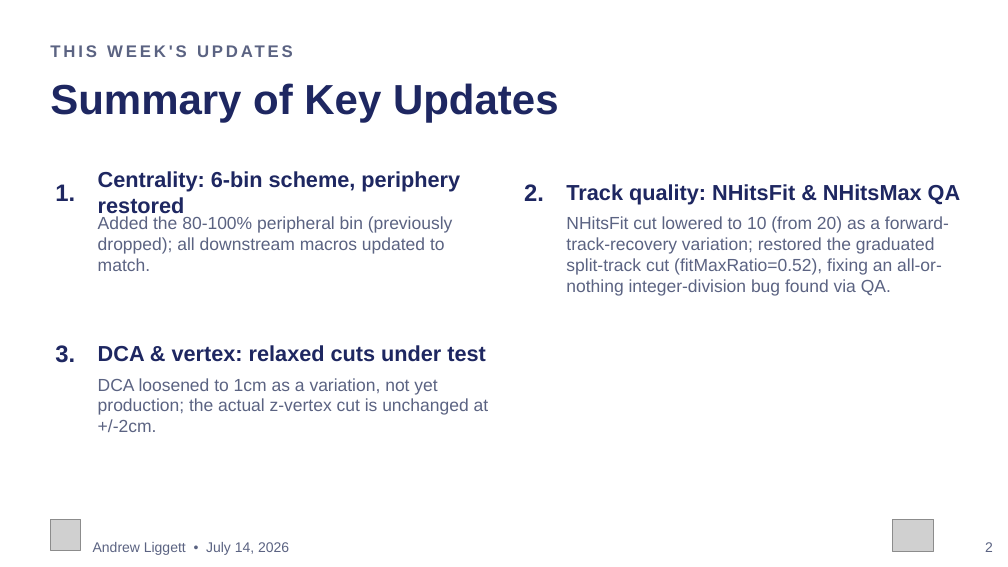
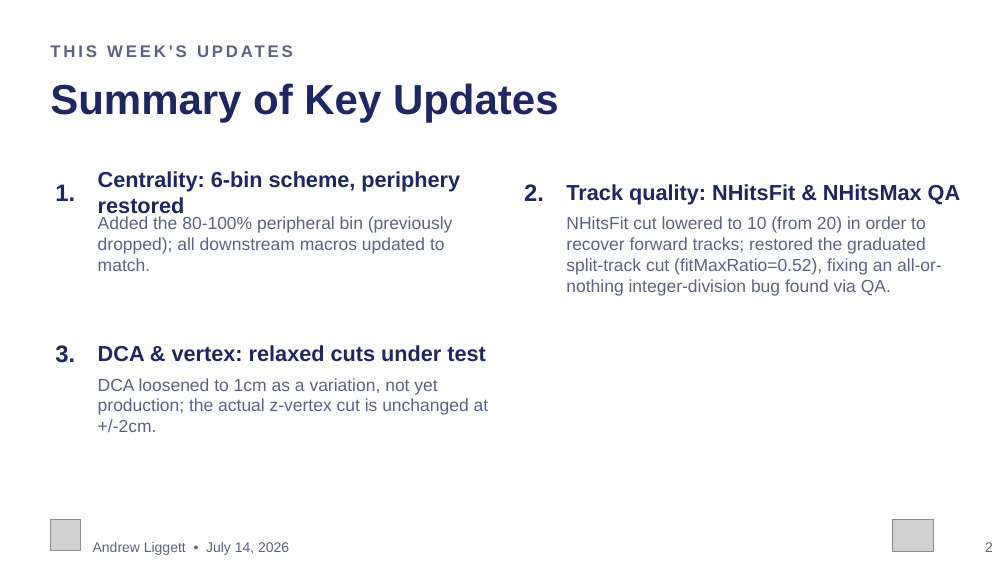
Before and after one commit to liggett2820/lightflavorspectra_OO200, a slide deck: slide 2 of docs/OO200_Spectra_Status_Update.pptx. Drawn at 1008x567 pixels with LibreOffice and Linux fonts; fonts in the diff are those of the drawing; grey boxes stand for pictures. Boxes give left, top, right and bottom in pixels: in the first picture for what was removed or moved away, otherwise in the second. Text is boxed around its words. In the diff, an @@ line names an element or a change of style, - is before the commit and + after.

```diff
--- a/docs/OO200_Spectra_Status_Update.pptx
+++ b/docs/OO200_Spectra_Status_Update.pptx
@@ text at (x1=566, y1=216, x2=942, y2=296): text changed @@
-NHitsFit cut lowered to 10 (from 20) as a forward-track-recovery variation; restored the graduated split-track cut (fitMaxRatio=0.52), fixing an all-or-nothing integer-division bug found via QA.
+NHitsFit cut lowered to 10 (from 20) in order to recover forward tracks; restored the graduated split-track cut (fitMaxRatio=0.52), fixing an all-or-nothing integer-division bug found via QA.
```
